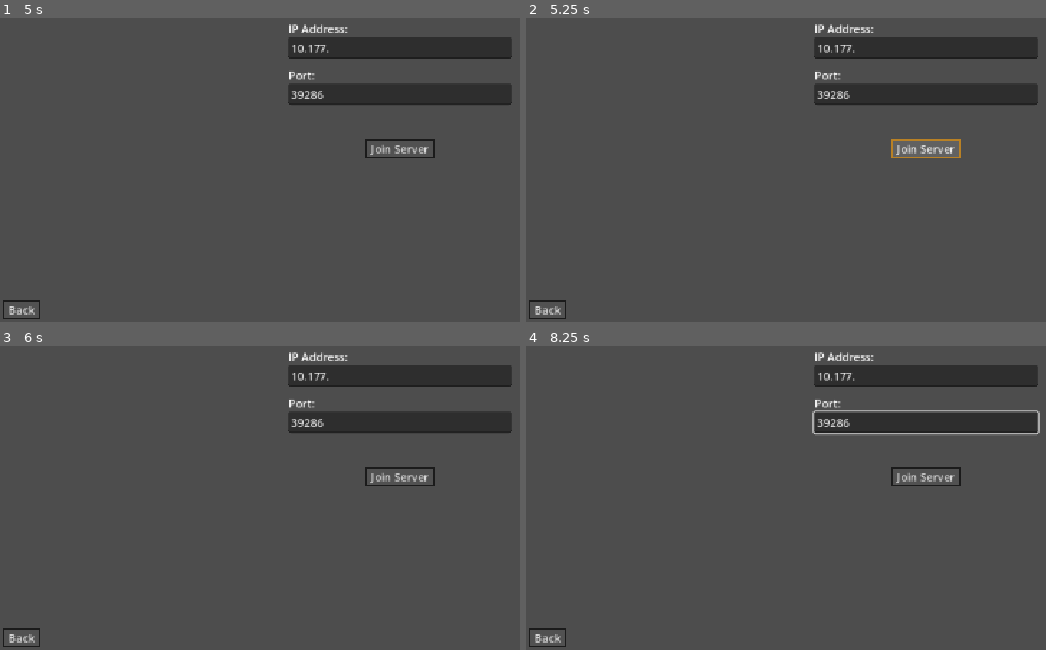
Above: before the commit, frames 1-4 (two rows, left to right).
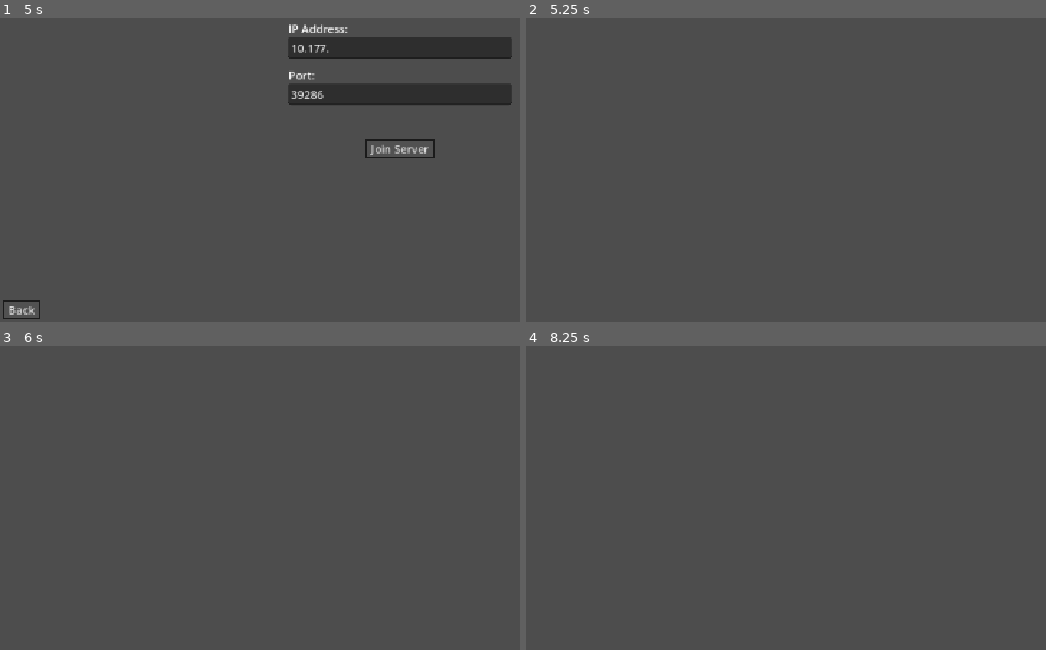
Above: after the commit, the same moments.

Repository: yeet230/multiplayer-base
Game: Godot game, scene res://Scenes/3D/Levels/Game.tscn
Two runs of this game, one before a commit and one after it. Both use one fixed random seed, a clock stepped at 60 frames per second and the inputs below.
Inputs (mouse positions are in pixels of both pictures, inside the frame that each line leads up to):
- Up to frame 1 (5 s): click "Host" at 0.5 s; click "Host" at 1.25 s; click "Dev Level" at 2 s; click (452, 84) at 2.75 s; click "Back" at 3.5 s; click "Play" at 4.25 s
- Up to frame 2 (5.25 s): click "Join Server" at 5 s
- Up to frame 3 (6 s): move the mouse to (outside the picture) at 5.77 s; hold D (right) from 5.78 s (still down); hold Right mouse button (aim) from 5.78 s (still down)
- Up to frame 4 (8.25 s): move the mouse to (765, 446) at 6.52 s; release D (right) at 6.53 s; release Right mouse button (aim) at 6.53 s; hold S (backward) 6.53-7.28 s; tap V (melee) at 6.6 s; move the mouse to (outside the picture) at 7.27 s; hold D (right) 7.28-8.03 s; tap 1 (primary) at 7.35 s; move the mouse to (884, 516) at 8.02 s; hold Up (console_up) from 8.03 s (still down); tap 2 (secondary) at 8.1 s

Frame 1 is identical in both runs. In frame 2, 6.7% of the frame differs, in the area x 0-99%, y 1-100%; in frame 3, 6.7%; in frame 4, 7.0%.

Commit message:
minor changes menus mostly

Diff:
--- a/Scenes/2D/Menu's/HostMenuSetup.tscn
+++ b/Scenes/2D/Menu's/HostMenuSetup.tscn
@@ -54,11 +54,11 @@
 layout_mode = 2
 text = "Port: "
 
-[node name="LineEdit" type="LineEdit" parent="VBoxContainer/PortHBox" unique_id=346612243]
+[node name="PortInput" type="LineEdit" parent="VBoxContainer/PortHBox" unique_id=346612243]
 layout_mode = 2
 text = "39286"
 
-[node name="Button" type="Button" parent="VBoxContainer" unique_id=1426162596]
+[node name="HostButton" type="Button" parent="VBoxContainer" unique_id=1426162596]
 layout_mode = 2
 size_flags_horizontal = 4
 size_flags_stretch_ratio = 2.05
--- a/Scripts/Menu's/ClientMenu.gd
+++ b/Scripts/Menu's/ClientMenu.gd
@@ -19,3 +19,4 @@
 		return
 
 	MultiplayerManager.join_server.call_deferred(ip, port)
+	menuController.hide()
--- a/Scripts/Menu's/HostmenuSetup.gd
+++ b/Scripts/Menu's/HostmenuSetup.gd
@@ -1,7 +1,9 @@
 extends Control
 
 @export var menuController: MainMenu
+@onready var hostButton: Button = $VBoxContainer/HostButton
 
+@onready var portInput: LineEdit = $VBoxContainer/PortHBox/PortInput
 
 @onready var mapSelector: OptionButton = $VBoxContainer/HBoxContainer/Map
 
@@ -12,7 +14,20 @@
 
 # Called when the node enters the scene tree for the first time.
 func _ready() -> void:
+	hostButton.pressed.connect(_on_host_pressed)
+
 	for map in Enum.MAPS:
 		var key: int = Enum.MAPS.get(map)
 		var mapName: String = mapNames[key]
 		mapSelector.add_item(mapName, key)
+
+func _on_host_pressed() -> void:
+	var map = mapSelector.selected as Enum.MAPS
+	var port: int = int(portInput.text)
+
+	var data: Dictionary[Enum.SERVER_DATA, Variant] = {
+		Enum.SERVER_DATA.LEVEL : map,
+		Enum.SERVER_DATA.PORT : port,
+	}
+
+	MultiplayerManager.start_server.call_deferred(data)
